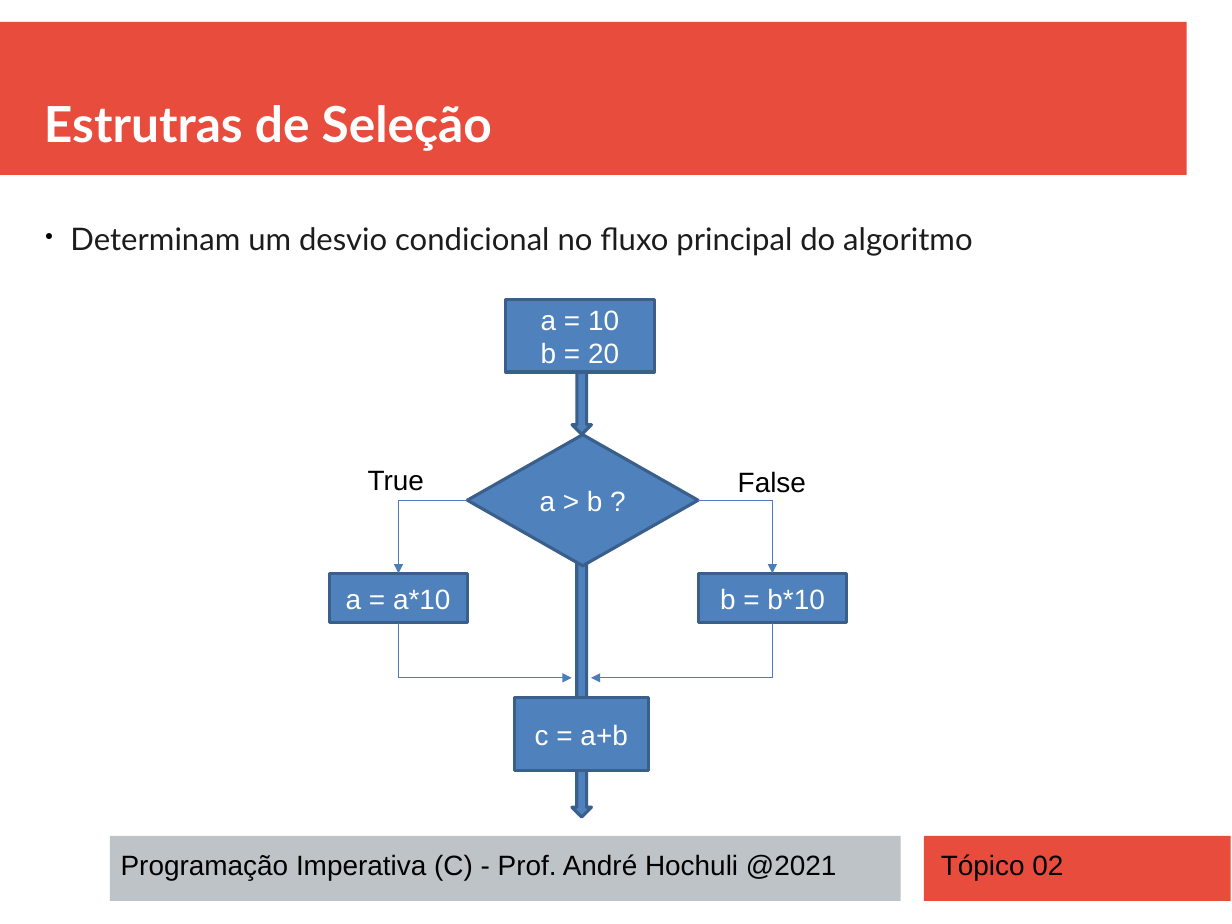
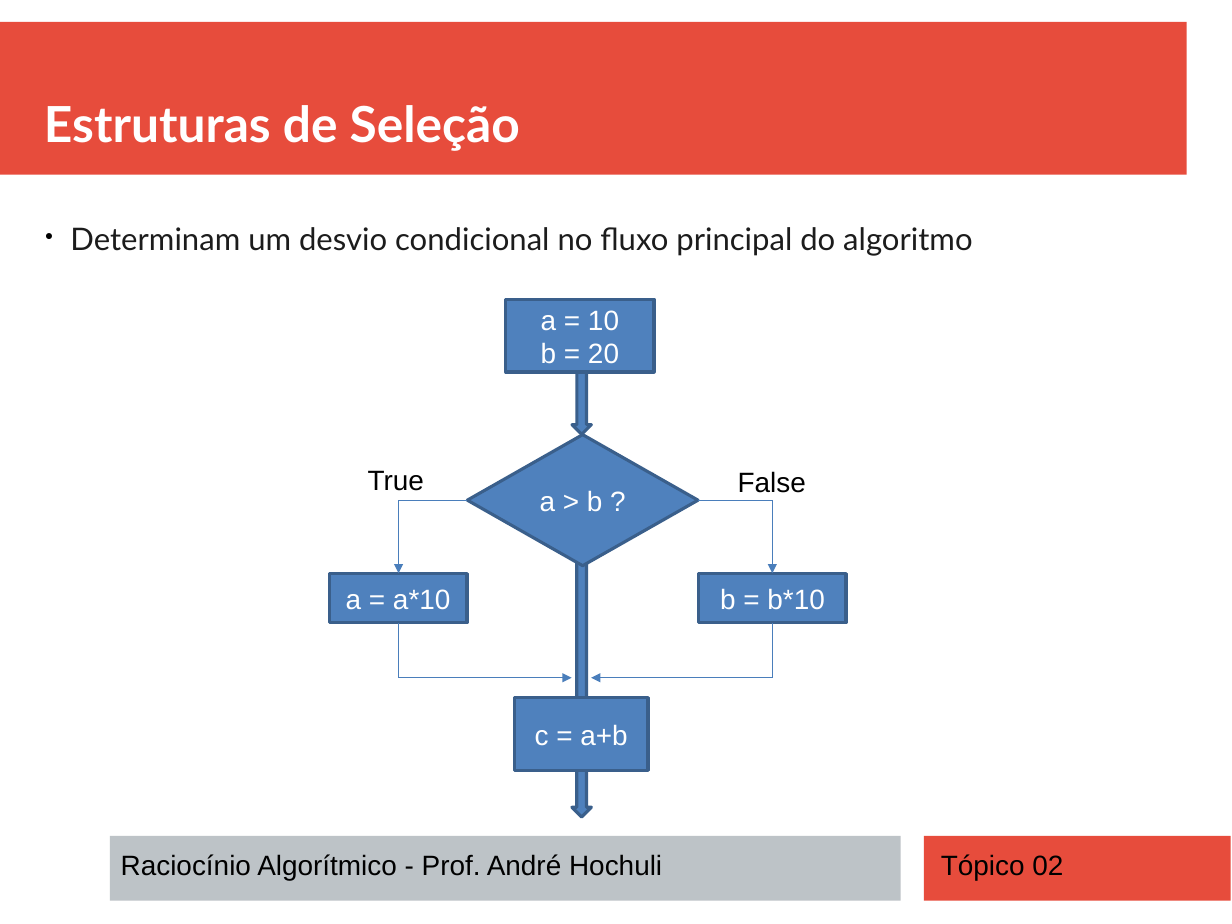
Before and after one commit to andrehochuli/teaching, a slide deck: slide 13 of RaciocinioAlgoritmico/Tópico 02 - Estruturas de Seleção (IF)/Tópico 02 - Estruturas de Seleção (IF).pptx (slide 12 before the commit). Drawn at 1232x924 pixels with LibreOffice and Linux fonts; fonts in the diff are those of the drawing. Boxes give left, top, right and bottom in pixels: in the first picture for what was removed or moved away, otherwise in the second. Text is boxed around its words. In the diff, an @@ line names an element or a change of style, - is before the commit and + after.

```diff
--- a/RaciocinioAlgoritmico/Tópico 02 - Estruturas de Seleção (IF)/Tópico 02 - Estruturas de Seleção (IF).pptx
+++ b/RaciocinioAlgoritmico/Tópico 02 - Estruturas de Seleção (IF)/Tópico 02 - Estruturas de Seleção (IF).pptx
@@ text at [44, 105, 520, 151]: text changed @@
-Estrutras de Seleção
+Estruturas de Seleção
@@ text at [121, 854, 662, 880]: text changed @@
-Programação Imperativa (C) - Prof. André Hochuli @2021
+Raciocínio Algorítmico - Prof. André Hochuli
```
Also in this commit, not shown: 6 other slides changed, 1 slide added, 5 other files.
